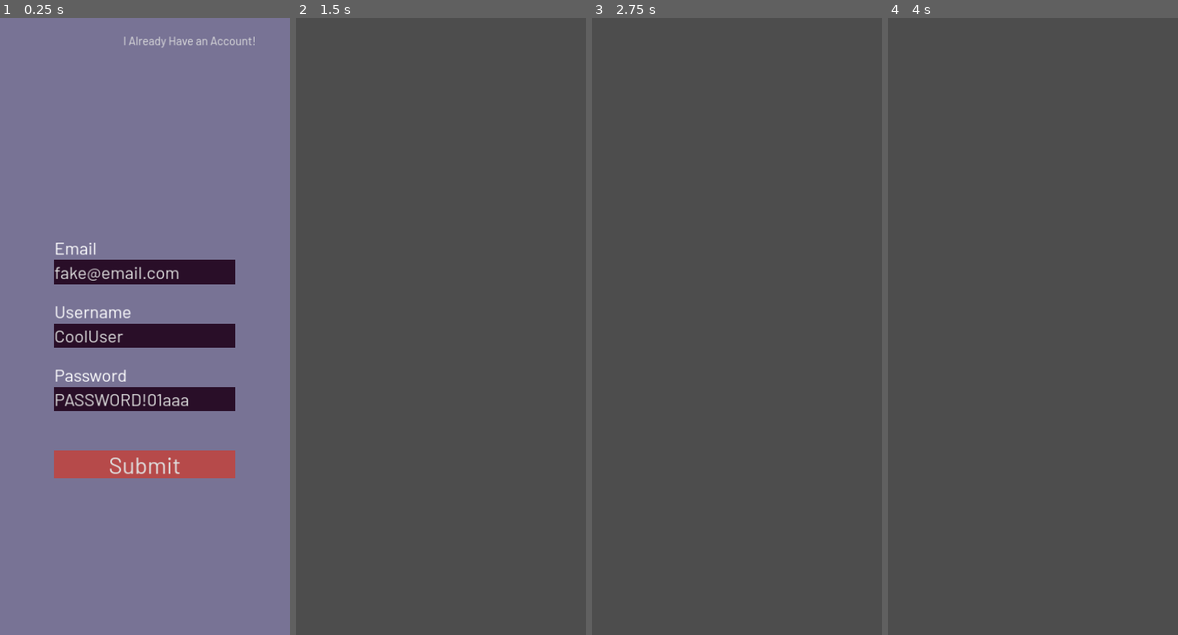
Above: before the commit, frames 1-4 (left to right).
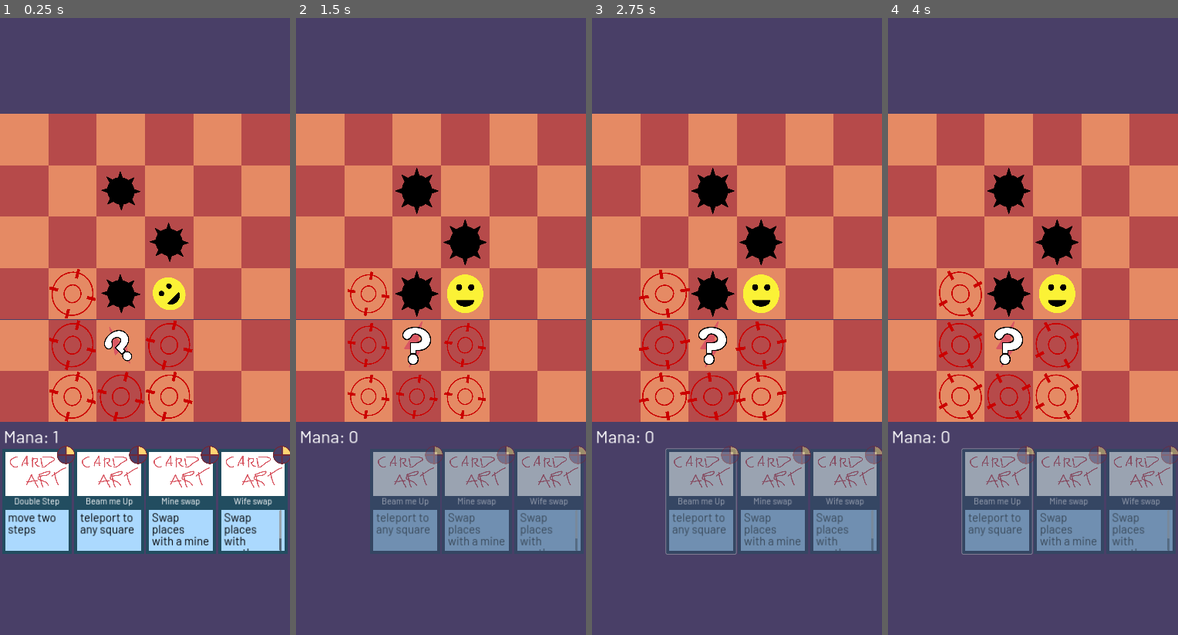
Above: after the commit, the same moments.

Repository: Boyquotes/Kumome-Godot
Game: Godot game, scene res://scenes/main.tscn
Same seed, same stepped clock (60 frames per second), same inputs: the game is played once before the commit and once after it.
Inputs (mouse positions are in pixels of both pictures, inside the frame that each line leads up to):
- Up to frame 1 (0.25 s): no input
- Up to frame 2 (1.5 s): click (484, 42) at 0.5 s, where only the run before the commit has a clickable "I Already Have an Account!"; click (333, 499) at 1.27 s
- Up to frame 3 (2.75 s): click (702, 499) at 2.02 s
- Up to frame 4 (4 s): click (998, 499) at 2.77 s; move the mouse to (1096, 295) at 3.52 s; click (1096, 295) at 3.67 s

The runs differ from the first frame. In frame 1, 100% of the frame differs, in the area x 0-100%, y 0-100%; in frame 2, 97%; in frame 3, 97%; in frame 4, 97%.
Error before the commit: Cannot call method 'connect' on a null value. (res://scripts/main.gd:29)

Commit message:
Added new actions
Swap, expanded teleport powers

Diff:
--- a/scenes/friend_list.tscn
+++ b/scenes/friend_list.tscn
@@ -25,7 +25,7 @@
 color = Color(0.470588, 0.45098, 0.584314, 1)
 metadata/_edit_lock_ = true
 
-[node name="CenterContainer" type="CenterContainer" parent="."]
+[node name="friend_list" type="CenterContainer" parent="."]
 layout_mode = 1
 anchors_preset = -1
 anchor_top = 0.12
@@ -36,10 +36,28 @@
 grow_horizontal = 2
 grow_vertical = 2
 
-[node name="VBoxContainer" type="VBoxContainer" parent="CenterContainer"]
+[node name="VBoxContainer" type="VBoxContainer" parent="friend_list"]
 layout_mode = 2
 
-[node name="Label" type="Label" parent="CenterContainer/VBoxContainer"]
+[node name="Label" type="Label" parent="friend_list/VBoxContainer"]
+layout_mode = 2
+text = "Finding Friends..."
+
+[node name="CenterContainer2" type="CenterContainer" parent="."]
+layout_mode = 1
+anchors_preset = -1
+anchor_top = 0.12
+anchor_right = 1.0
+anchor_bottom = 0.407
+offset_top = 854.0
+offset_bottom = 854.1
+grow_horizontal = 2
+grow_vertical = 2
+
+[node name="VBoxContainer" type="VBoxContainer" parent="CenterContainer2"]
+layout_mode = 2
+
+[node name="Label" type="Label" parent="CenterContainer2/VBoxContainer"]
 layout_mode = 2
 text = "Finding Friends..."
 
@@ -56,7 +74,7 @@
 offset_bottom = 46.2
 grow_horizontal = 2
 grow_vertical = 2
-placeholder_text = "Token"
+placeholder_text = "Friend's ID"
 alignment = 1
 
 [node name="add" type="Button" parent="."]
--- a/scenes/main.tscn
+++ b/scenes/main.tscn
@@ -21,6 +21,7 @@
 ..x1..
 ..0...
 ......"
+instant_play = true
 
 [node name="CanvasLayer" type="CanvasLayer" parent="."]
 
--- a/scenes/touch_spot.tscn
+++ b/scenes/touch_spot.tscn
@@ -7,6 +7,7 @@
 size = Vector2(252, 251)
 
 [node name="Node2D" type="Node2D"]
+z_index = 20
 script = ExtResource("1_cvx4o")
 
 [node name="Sprite2D" type="Sprite2D" parent="."]
--- a/scripts/_card.gd
+++ b/scripts/_card.gd
@@ -11,11 +11,7 @@
 var actions := {
 	move = preload("res://scripts/actions/move.gd"),
 	mine = preload("res://scripts/actions/mine.gd"),
-	unmine = preload("res://scripts/actions/unmine.gd"),
-	teleport = preload("res://scripts/actions/teleport.gd"),
-	target = preload("res://scripts/actions/target.gd"),
-	charge = preload("res://scripts/actions/charge.gd"),
-	not_implemented = preload("res://scripts/actions/not_implemented.gd")
+	special = preload("res://scripts/actions/special.gd")
 }
 
 var queue : Array[Action] = []
@@ -58,6 +54,6 @@
 
 func add_action(a : String, m : String):
 	if a == '_': return
-	var action : Action = actions.get(a, actions.not_implemented).new(a, m)
+	var action : Action = actions.get(a, actions.special).new(a, m)
 
 	queue.append(action)
--- a/scripts/_game.gd
+++ b/scripts/_game.gd
@@ -112,7 +112,7 @@
 	p.connect('commited_to_action', emit_signal.bind('commited_to_action'))
 
 func add_mine_at(at : Vector2i, color := Color.BLACK) -> Mine:
-	return add_any_mine_at(Mine.new(), at, color)
+	return add_any_mine_at(Mine.new(self), at, color)
 
 func add_instant_mine_at(at : Vector2i, color := Color.BLACK) -> Mine:
 	return add_any_mine_at(MineInstant.new(), at, color)
@@ -209,6 +209,15 @@
 
 	return rv
 
+func get_at(loc : Vector2i):
+	for p in players:
+		if p.location == loc:
+			return p
+	for m in mines:
+		if m.location == loc:
+			return m
+	return null
+
 # Get all points with a mine on them
 func get_mine_spots() -> Array[Vector2i]:
 	var rv : Array[Vector2i] = []
--- a/scripts/_mine.gd
+++ b/scripts/_mine.gd
@@ -5,10 +5,15 @@
 
 var location : Vector2i
 var avatar = preload("res://scenes/avatar.tscn").instantiate()
+var game : Game
 
-
-func _init():
+func _init(_game):
 	avatar.texture = texture
+	game = _game
 
 func destroy():
 	avatar.destroy()
+
+func move_to(to : Vector2i):
+	location = to
+	avatar.move_to(game.board.to_position(location), func(): pass)
--- a/scripts/_player_abstract.gd
+++ b/scripts/_player_abstract.gd
@@ -136,7 +136,7 @@
 
 # Must be overridden by a subclass. (see "res://scripts/_player_ai.gd", "res://scripts/_player_local.gd")
 func perform_special_action(action_key : String, _extra_args = null):
-	push_warning(self, 'can not perform special action', action_key)
+	push_warning(self, 'can not perform special action ', action_key)
 	emit_signal.call_deferred('finished')
 
 func cant_place():
--- a/scripts/_player_local.gd
+++ b/scripts/_player_local.gd
@@ -6,12 +6,20 @@
 	REST, MOVE, PLACE, STUCK,
 
 	#Special
-	UNMINE, TARGET, CHARGE
+	UNMINE, TARGET, CHARGE, TELEPORT, SWAP
 }
 
 var touch_spots := []
 var touch_spots_node : Node2D
-var phase = PHASE.REST
+var phase = PHASE.REST :
+	set(p):
+		print(pretty_phase(phase), ' -> ', pretty_phase(p))
+		phase = p
+
+var active_target : Vector2i
+
+func pretty_phase(p):
+	return PHASE.keys()[p]
 
 func card_override(c : Card) -> bool:
 	if c.cost > mana:
@@ -22,7 +30,7 @@
 
 	return true
 
-# move(), place(), teleport(), and unmine() all work pretty much the same way: get a list of potential
+# move(), place(), target(), and unmine() all work pretty much the same way: get a list of potential
 # points for touch_sports from game, throw out any point that isn't appropriate, change the phase (for
 # use later in on_touch_spot_touched()) and add the touch_spots to the board.
 
@@ -57,8 +65,14 @@
 	if mod == 'SELF':
 		await avatar.get_tree().process_frame
 		await avatar.get_tree().process_frame
-
-		emit_signal('finished')
+		active_target = location
+		emit_signal('finished')
+	elif mod == 'OTHER':
+		var potentials : Array[Vector2i] = []
+		for spot in game.get_player_spots():
+			if spot != self.location:
+				potentials.append(spot)
+		add_touch_spots(potentials)
 	else:
 		push_warning('Target: %s not implemented' % mod)
 
@@ -70,22 +84,48 @@
 		potentials = game.get_opens()
 	elif mod == 'PLAYER':
 		potentials = game.get_spots_adjacent_to_players(game.players)
+	elif mod == 'SELF':
+		potentials = game.get_spots_adjacent_to_players([self])
 	elif mod == 'OTHER':
 		var others = game.players.duplicate()
 		others.erase(self)
 		potentials = game.get_spots_adjacent_to_players(others)
 	elif mod == 'EDGE':
 		potentials = game.get_edge_spots()
+	elif mod == 'RANDOM':
+		potentials = game.get_opens()
+		var spot : Vector2i = potentials[randi() % len(potentials)]
+		move_target_to(spot)
+		return
 	else:
 		push_warning('Teleport to %s not implemented' % mod)
 
 	if len(potentials):
 		add_touch_spots(potentials)
-		phase = PHASE.MOVE
+		phase = PHASE.TELEPORT
 	else:
 		phase = PHASE.STUCK
 		stuck = true
 		play_stuck()
+
+func swap(mod):
+	avatar.thinking = true
+	phase = PHASE.SWAP
+
+	var potentials : Array[Vector2i]
+	if mod == 'MINE':
+		potentials = game.get_mine_spots()
+	elif mod == 'OTHER':
+		potentials = game.get_player_spots()
+		potentials.erase(location)
+
+	add_touch_spots(potentials)
+
+func swap_with(loc):
+	var other = game.get_at(loc)
+	if other:
+		other.move_to(location)
+	move_to(loc)
 
 func unmine():
 	avatar.thinking = true
@@ -121,6 +161,26 @@
 		move_to(ray[-1])
 	else:
 		move_to(location)
+
+func move_target_to(to : Vector2i):
+	prints('move', active_target, 'to', to)
+	var player = null
+	for p in game.players:
+		if p.location == active_target:
+			player = p
+
+	if player == null:
+		prints('no target')
+		emit_signal('finished')
+	elif player == self:
+		prints('move self')
+		move_to(to)
+	else:
+		prints('move', player)
+		player.move_to(to)
+		await player.finished
+		await avatar.get_tree().create_timer(0.4).timeout
+		emit_signal('finished')
 
 func perform_special_action(key : String, mod = null):
 	if key == 'unmine':
@@ -131,6 +191,8 @@
 		target(mod)
 	elif key == 'charge':
 		charge(mod)
+	elif key == 'swap':
+		swap(mod)
 	else:
 		super(key)
 
@@ -150,6 +212,16 @@
 		place_at(at)
 	elif phase == PHASE.UNMINE:
 		remove_mine_at(at)
+	elif phase == PHASE.TARGET:
+		active_target = at
+		emit_signal('finished')
+		return
+	elif phase == PHASE.TELEPORT:
+		move_target_to(at)
+	elif phase == PHASE.SWAP:
+		swap_with(at)
+	else:
+		push_warning('Confused touch spot ', at, phase)
 
 	phase = PHASE.REST
 
--- a/scripts/actions/charge.gd
+++ /dev/null
@@ -1,4 +0,0 @@
-extends Action
-
-func act(pl : Player):
-	do(pl, pl.perform_special_action.bind('charge', mod))
--- a/scripts/actions/not_implemented.gd
+++ /dev/null
@@ -1,4 +0,0 @@
-extends Action
-
-func act(_pl : Player):
-	push_warning('Not implemented')
--- /dev/null
+++ b/scripts/actions/special.gd
@@ -0,0 +1,4 @@
+extends Action
+
+func act(pl : Player):
+	do(pl, pl.perform_special_action.bind(title, mod))
--- a/scripts/actions/target.gd
+++ /dev/null
@@ -1,4 +0,0 @@
-extends Action
-
-func act(pl : Player):
-	do(pl, pl.perform_special_action.bind('target', mod))
--- a/scripts/actions/teleport.gd
+++ /dev/null
@@ -1,4 +0,0 @@
-extends Action
-
-func act(pl : Player):
-	do(pl, pl.perform_special_action.bind('teleport', mod))
--- a/scripts/actions/unmine.gd
+++ /dev/null
@@ -1,4 +0,0 @@
-extends Action
-
-func act(pl : Player):
-	do(pl, pl.perform_special_action.bind('unmine'))
--- a/scripts/global_autoload.gd
+++ b/scripts/global_autoload.gd
@@ -49,10 +49,14 @@
 	assert(st in settings)
 	settings[st] = val
 
-func log_in(user : Dictionary):
+func log_in(user_data : Dictionary):
 	active_user.logged_in = true
-	active_user.token = user.token
-	#active_user.username = user.username
+	active_user.token = user_data.get('token', '')
+	var user = user_data.get('user', {})
+	active_user.id = user.get('_id', '')
+	active_user.email = user.get('email', '')
+	active_user.username = user.get('username', '')
+
 	save_user()
 
 func log_out():
--- a/scripts/log_in.gd
+++ b/scripts/log_in.gd
@@ -6,16 +6,14 @@
 	$HTTPRequest.request_completed.connect(_on_request_completed)
 
 func _on_request_completed(_result, response_code, _headers, body : PackedByteArray):
-	print(body.get_string_from_utf8())
-	var data : Dictionary = (JSON.parse_string(body.get_string_from_utf8()))
+	var data : Dictionary = JSON.parse_string(body.get_string_from_utf8()).get('data', {})
 	if response_code == 200:
-		Global.log_in({'token' : data.data})
+		Global.log_in(data)
 		swap_to_scene(preload("res://scenes/title.tscn"))
 	else:
 		$hold_on.visible = false
 
 		var error = data.get('error', 'Unknown Error')
-		print(error)
 		$error/msg.text = error
 
 
--- a/scripts/play.gd
+++ b/scripts/play.gd
@@ -18,7 +18,7 @@
 
 	#########################################################
 	# Yannis: You can change this line:
-	var card_indices := [1, 2, 3, 4]
+	var card_indices := [1, 4, 20, 21]
 	##########################################################
 
 	for i in card_indices:
--- a/scripts/title.gd
+++ b/scripts/title.gd
@@ -78,7 +78,7 @@
 
 
 func _on_credits_pressed():
-	swap_to_scene(preload("res://scenes/web_socket_test.tscn"))
+	swap_to_scene(preload("res://scenes/friend_list.tscn"))
 
 
 func _on_got_it_pressed():
